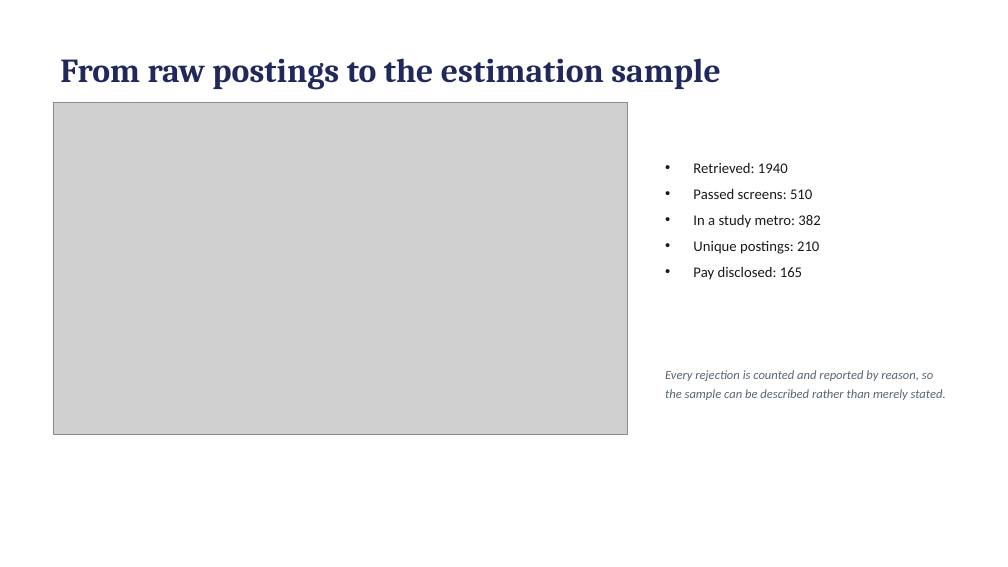
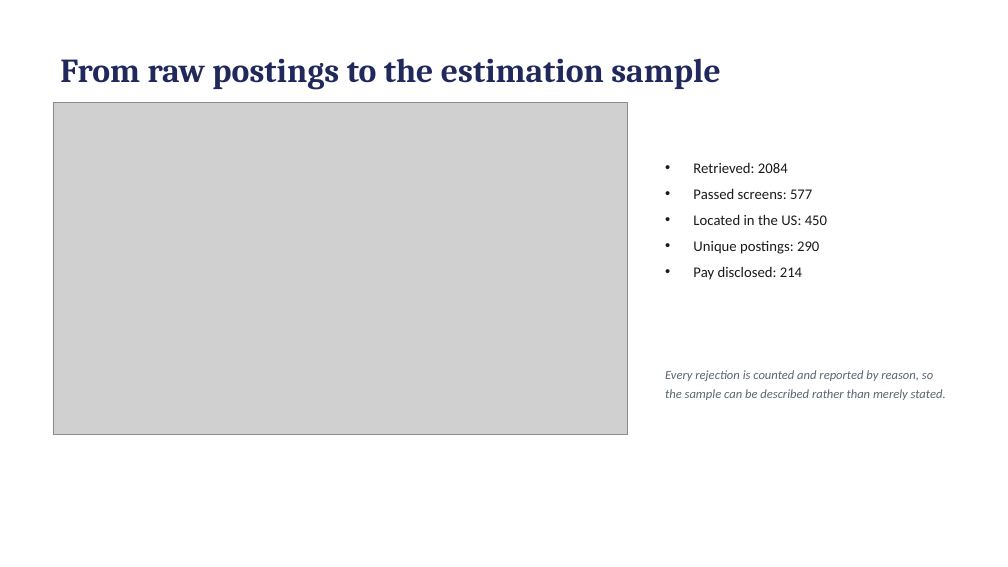
Before and after one commit to hendeal-cyber/Modern-Labor-Market-Data-Submission, a slide deck: slide 5 of paper/presentation.pptx. Drawn at 1008x567 pixels with LibreOffice and Linux fonts; fonts in the diff are those of the drawing; grey boxes stand for pictures. Boxes give left, top, right and bottom in pixels: in the first picture for what was removed or moved away, otherwise in the second. Text is boxed around its words. In the diff, an @@ line names an element or a change of style, - is before the commit and + after.

```diff
--- a/paper/presentation.pptx
+++ b/paper/presentation.pptx
@@ text at <box>693,162,827,280</box>: text changed @@
-• Retrieved: 1940
-• Passed screens: 510
-• In a study metro: 382
-• Unique postings: 210
-• Pay disclosed: 165
+• Retrieved: 2084
+• Passed screens: 577
+• Located in the US: 450
+• Unique postings: 290
+• Pay disclosed: 214
```
Also in this commit, not shown: 5 other slides changed, 14 other files.
